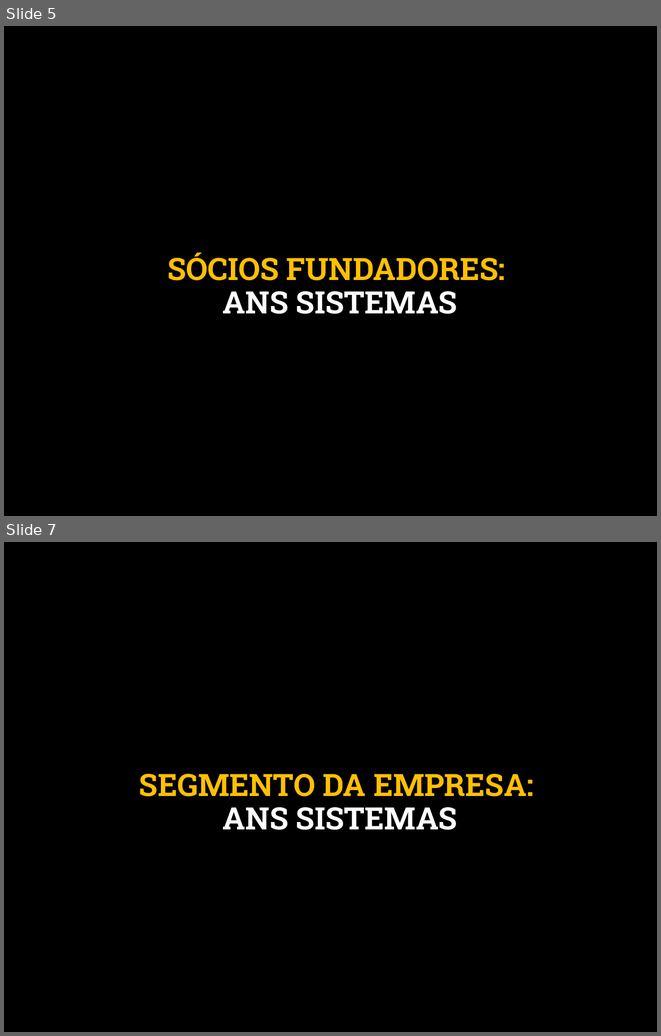
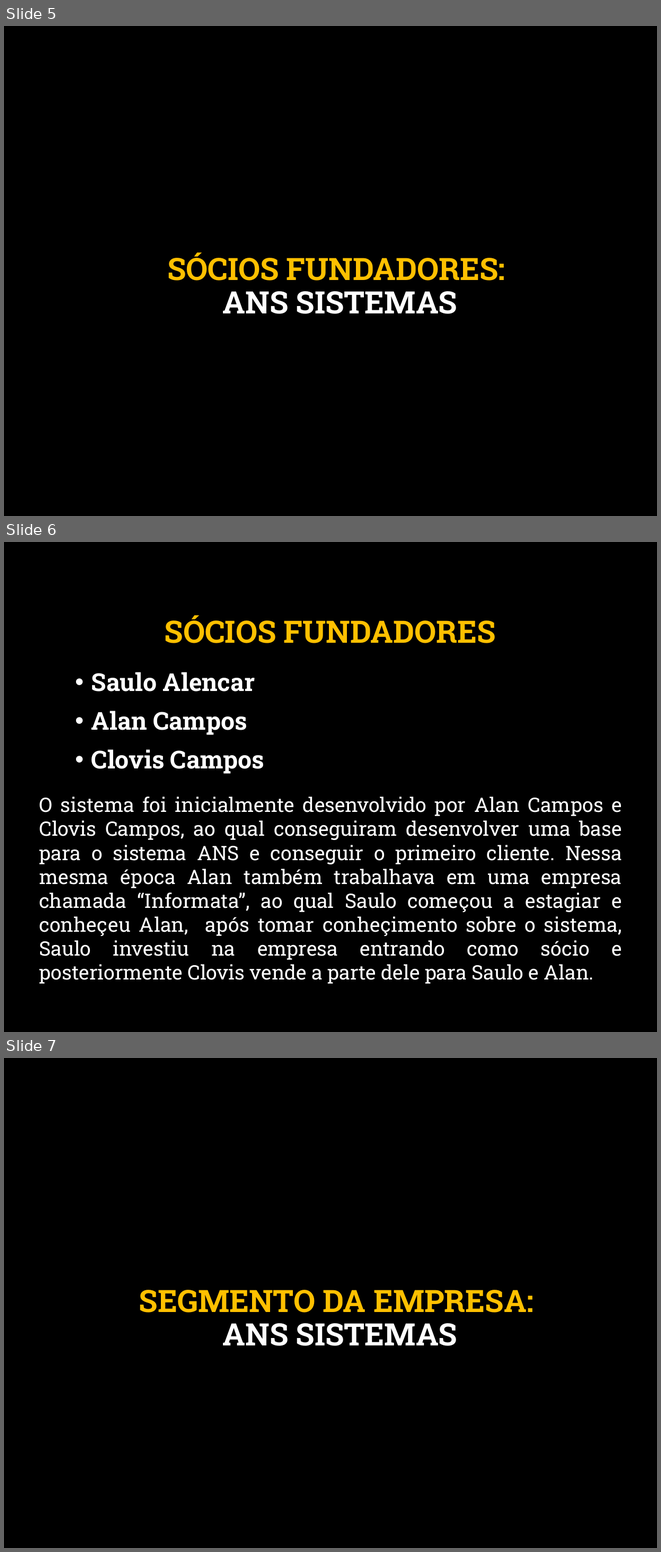
Before and after one commit to BrunoFelix/Restoran, a slide deck: Docs/Apresentação ANS Sistemas (Fundamentos da Gestao).pptx. Shown one above the other, each under a label of ours: slides 5 and 7 before the commit, slides 5, 6 and 7 after it; the slides between them are not shown. The pictures are 661x1036 and 661x1552 pixels, drawn with LibreOffice and Linux fonts; fonts in the diff are those of the drawing; background and template pictures are left out. Boxes give left, top, right and bottom in pixels: in the first picture for what was removed or moved away, otherwise in the second. Text is boxed around its words. In the diff, an @@ line names an element or a change of style, - is before the commit and + after.

```diff
--- a/Docs/Apresentação ANS Sistemas (Fundamentos da Gestao).pptx
+++ b/Docs/Apresentação ANS Sistemas (Fundamentos da Gestao).pptx
@@ slide 6 added at (4, 542, 657, 1032), background picture (left out) @@
@@ title added at (165, 615, 496, 643), 34 pt, text #FFC000, bold @@
+SÓCIOS FUNDADORES
@@ text added at (91, 672, 265, 774), 27.2 pt, text #FFFFFF, bold @@
+• Saulo Alencar
+• Alan Campos
+• Clovis Campos
@@ text added at (39, 796, 622, 983), 22 pt, text #FFFFFF @@
+O sistema foi inicialmente desenvolvido por Alan Campos e Clovis Campos, ao qual conseguiram desenvolver uma base para o sistema ANS e conseguir o primeiro cliente. Nessa mesma época Alan também trabalhava em uma empresa chamada “Informata”, ao qual Saulo começou a estagiar e conheçeu Alan, após tomar conheçimento sobre o sistema, Saulo investiu na empresa entrando como sócio e posteriormente Clovis vende a parte dele para Saulo e Alan.
```
Also in this commit, not shown: 7 slides changed, 1 other slide added, 2 slides removed.
